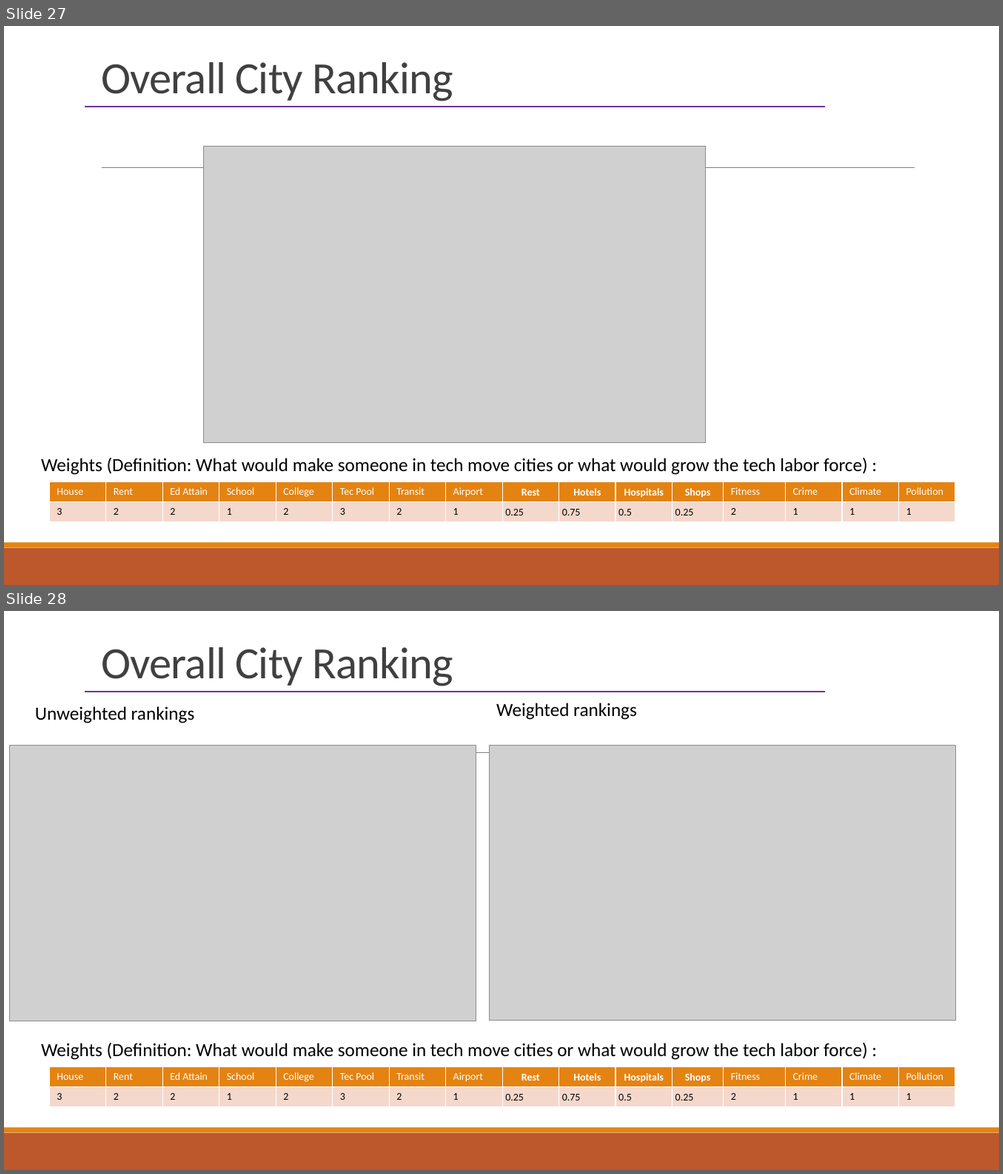
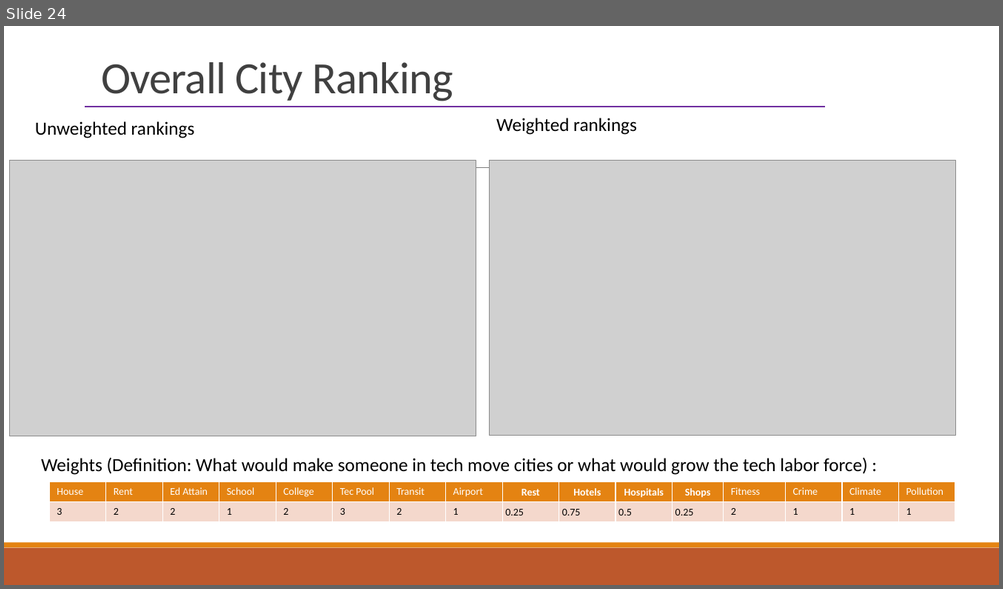
Before and after one commit to indranik/BC_Project1, a slide deck: Project1_Presentation.pptx. Shown one above the other, each under a label of ours: slides 27 and 28 before the commit, slide 24 after it. The pictures are 1003x1174 and 1003x589 pixels, drawn with LibreOffice and Linux fonts; fonts in the diff are those of the drawing; grey boxes stand for pictures. Boxes give left, top, right and bottom in pixels: in the first picture for what was removed or moved away, otherwise in the second. Text is boxed around its words. In the diff, an @@ line names an element or a change of style, - is before the commit and + after.

```diff
--- a/Project1_Presentation.pptx
+++ b/Project1_Presentation.pptx
@@ slide 27 removed at <box>4,26,999,585</box>, background #FFFFFF; not listed: 3 template elements that a slide beside it also shows @@
@@ title removed at <box>101,62,453,101</box> @@
-Overall City Ranking
@@ line removed from (85, 107) to (825, 107) @@
@@ picture removed at <box>204,146,706,443</box> @@
@@ text removed at <box>41,457,868,475</box> @@
-Weights (Definition: What would make someone in tech move cities or what would grow the tech labor force) :
@@ table removed at <box>50,483,957,522</box>, 2 rows, 16 columns @@
-House | Rent | Ed Attain | School | College | Tec Pool | Transit | Airport | Rest | Hotels | Hospitals | Shops | Fitness | Crime | Climate | Pollution
-3 | 2 | 2 | 1 | 2 | 3 | 2 | 1 | 0.25 | 0.75 | 0.5 | 0.25 | 2 | 1 | 1 | 1
@@ what was slide 28 is now slide 24 @@
```
Also in this commit, not shown: 2 slides changed, 1 slide added, 2 other slides removed.
